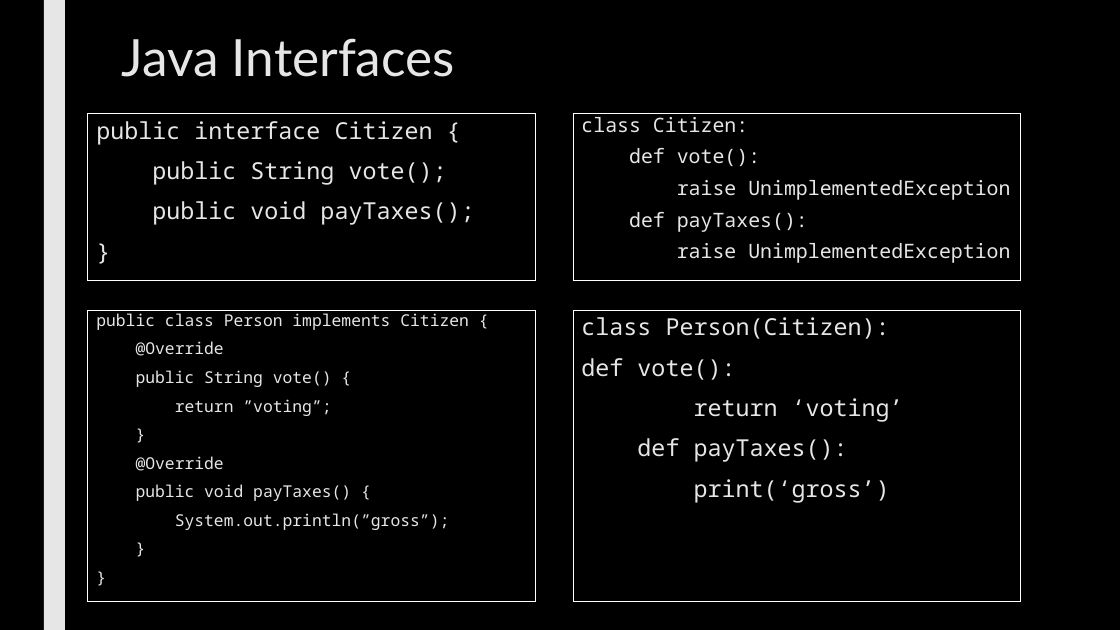
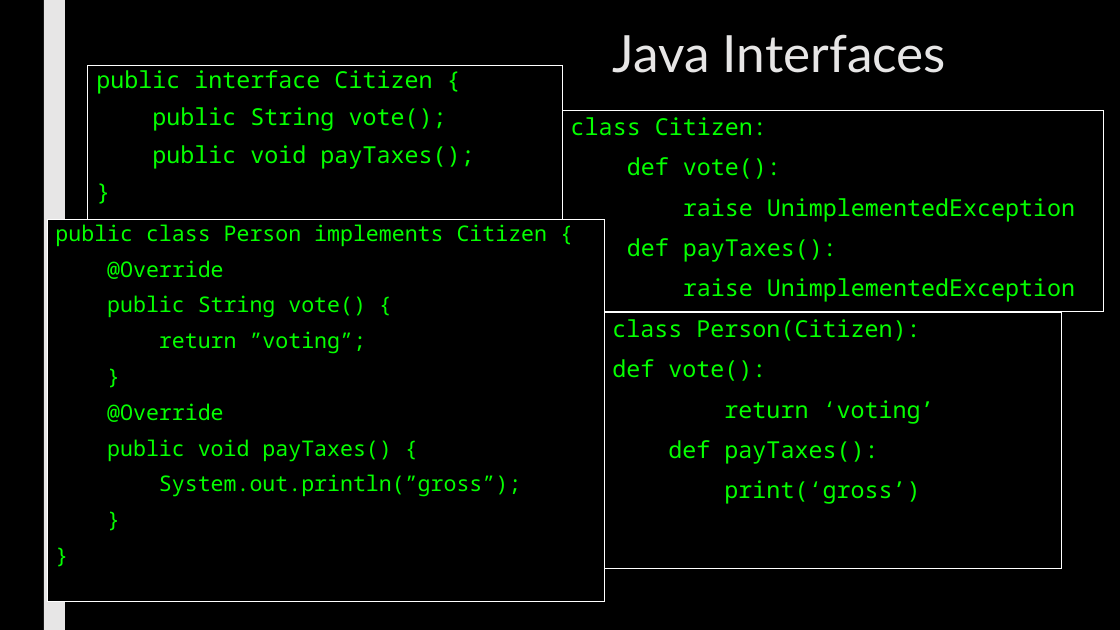
Before and after one commit to max7patek/metaprogramming, a slide deck: slide 3 of slides/07-JavaReflection.pptx. Drawn at 1120x630 pixels with LibreOffice and Linux fonts; fonts in the diff are those of the drawing. Boxes give left, top, right and bottom in pixels: in the first picture for what was removed or moved away, otherwise in the second. Text is boxed around its words. In the diff, an @@ line names an element or a change of style, - is before the commit and + after.

Commit message:
final changes to Java slides

```diff
--- a/slides/07-JavaReflection.pptx
+++ b/slides/07-JavaReflection.pptx
@@ title "Java Interfaces" moved from (x1=122, y1=38, x2=455, y2=77) to (x1=613, y1=34, x2=946, y2=73) @@
@@ rectangle "public interface Citizen {" resized from (x1=88, y1=113, x2=536, y2=280) to (x1=88, y1=66, x2=563, y2=220) @@
@@ rectangle "public interface Citizen {" at (x1=88, y1=66, x2=563, y2=220): text colour #E7E6E6 to #05FF00; line spacing 0.94 to 0.84 @@
@@ rectangle "class Citizen:" resized from (x1=573, y1=113, x2=1021, y2=280) to (x1=562, y1=110, x2=1103, y2=312) @@
@@ rectangle "class Citizen:" at (x1=562, y1=110, x2=1103, y2=312): size 17 to 20 pt, text colour #E7E6E6 to #05FF00; line spacing 0.74 to 0.94 @@
@@ rectangle "public class Person implements Citizen ..." resized from (x1=88, y1=311, x2=536, y2=602) to (x1=47, y1=219, x2=604, y2=602) @@
@@ rectangle "public class Person implements Citizen ..." at (x1=47, y1=219, x2=604, y2=602): size 14 to 18.5 pt, text colour #E7E6E6 to #05FF00; line spacing 0.74 to 0.84; fill none to #000000 @@
@@ rectangle "class Person(Citizen):" resized from (x1=573, y1=311, x2=1021, y2=602) to (x1=604, y1=312, x2=1062, y2=568) @@
@@ rectangle "class Person(Citizen):" at (x1=604, y1=312, x2=1062, y2=568): text colour #E7E6E6 to #05FF00 @@
```
Also in this commit, not shown: 11 other slides changed.
